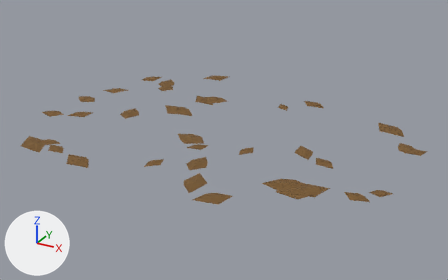
A saved change to the Blender file assets/fallen-leaves.blend.
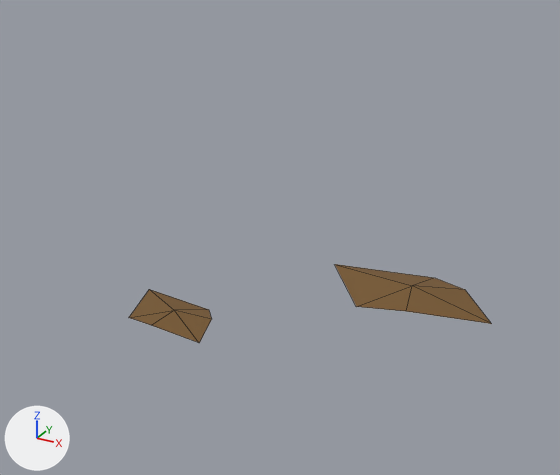
The first picture shows the older version from a 50 mm camera at (1.324, -2.415, 1.153) aimed at (0.014, -0.033, -0.038). The close-ups show the older and then the newer version on the part from 58% to 74% of the width and 24% to 46% of the height of that picture. Only the edits that show in the close-ups are written down. The axes (+X, +Y, +Z) are drawn at lower left. The lights are the same throughout. The close-ups show mesh edges as thin lines.

Names of what the first close-up shows: 'Curled leaf.024', 'Curled leaf.029'.
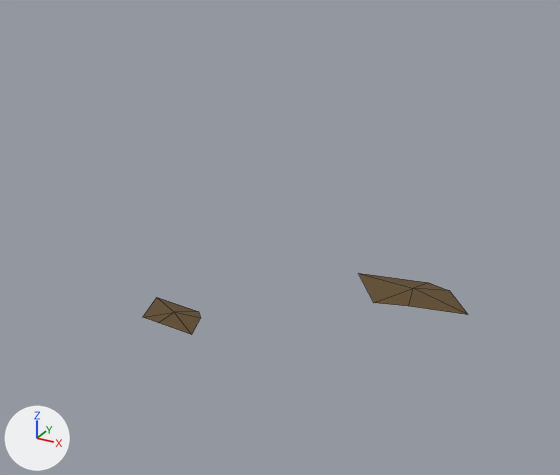
What differs and where, as boxes (x1, y1, x2, y2) in the close-ups (560 x 475 px):
```json
{"object": "Curled leaf.029", "change": "recoloured, rescaled", "before": [335, 264, 492, 324], "after": [358, 273, 468, 315], "on screen": "30% narrower, 30% shorter"}
{"object": "Curled leaf.024", "change": "recoloured, rescaled", "before": [129, 289, 212, 343], "after": [143, 297, 201, 335], "on screen": "30% narrower, 29% shorter"}
```

Edits to the scene script, one JSON object a line:
```json
{"op": "set", "path": "mat_leaf_ochre.base_color", "old": "(0.18, 0.094, 0.026)", "new": "(0.115, 0.069, 0.023)", "note": "brown #76562d -> brown #5f4a2a"}
{"block": "me_curled_leaf_024", "where": "# used by ob_curled_leaf_024; parent = ob_fallen_leaves; location = (0.0, 0.0, 0.0)"}
{"op": "remove", "block": "me_curled_leaf_024", "code": "me_curled_leaf_024.from_pydata(...)  # 7 vertices, 6 faces; spans x 0.1104..0.1765, y 0.3331..0.4004, z 0.018..0.0237"}
{"op": "add", "block": "me_curled_leaf_024", "code": "me_curled_leaf_024.from_pydata(...)  # 7 vertices, 6 faces; spans x 0.1206..0.1669, y 0.3429..0.39, z 0.0186..0.0226"}
{"block": "me_curled_leaf_024", "change": "me_curled_leaf_024 part 1: the whole mesh is scaled about its middle by 0.7, then moved by (0.0003, -0.0003, -0.0002)"}
{"block": "me_curled_leaf_029", "where": "# used by ob_curled_leaf_029; parent = ob_fallen_leaves; location = (0.0, 0.0, 0.0)"}
{"op": "remove", "block": "me_curled_leaf_029", "code": "me_curled_leaf_029.from_pydata(...)  # 7 vertices, 6 faces; spans x 0.2024..0.3315, y 0.4446..0.5232, z 0.018..0.0262"}
{"op": "add", "block": "me_curled_leaf_029", "code": "me_curled_leaf_029.from_pydata(...)  # 7 vertices, 6 faces; spans x 0.2223..0.3127, y 0.4551..0.5101, z 0.0189..0.0246"}
{"block": "me_curled_leaf_029", "change": "me_curled_leaf_029 part 2: the whole mesh is scaled about its middle by 0.7, then moved by (0.0006, -0.0013, -0.0004)"}
```
